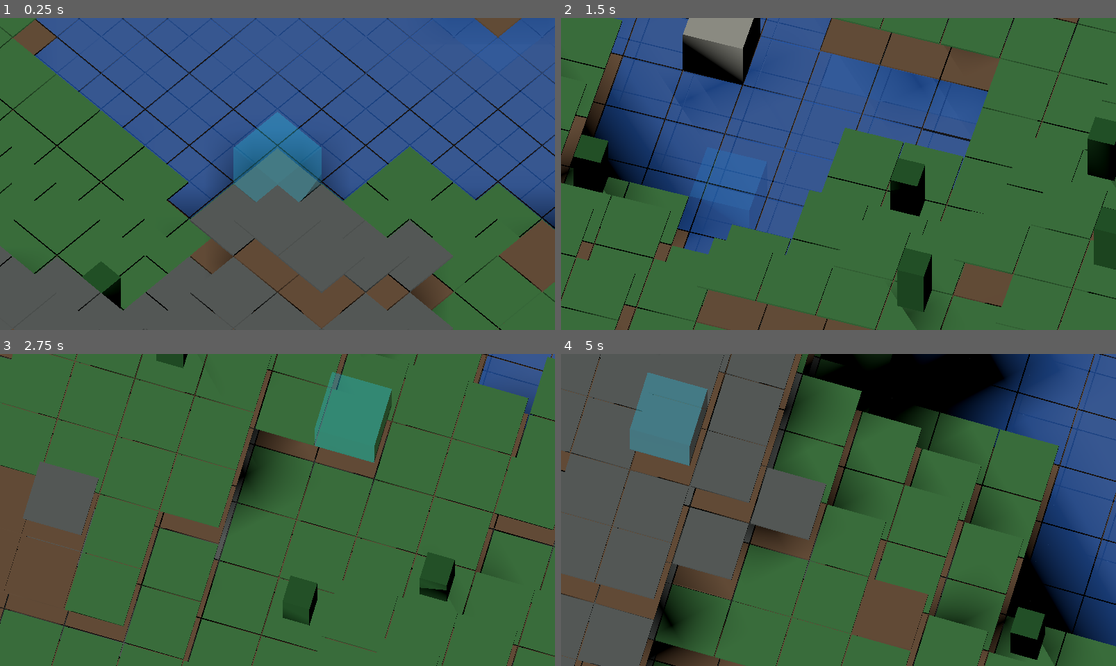
Above: before the commit, frames 1-4 (two rows, left to right).
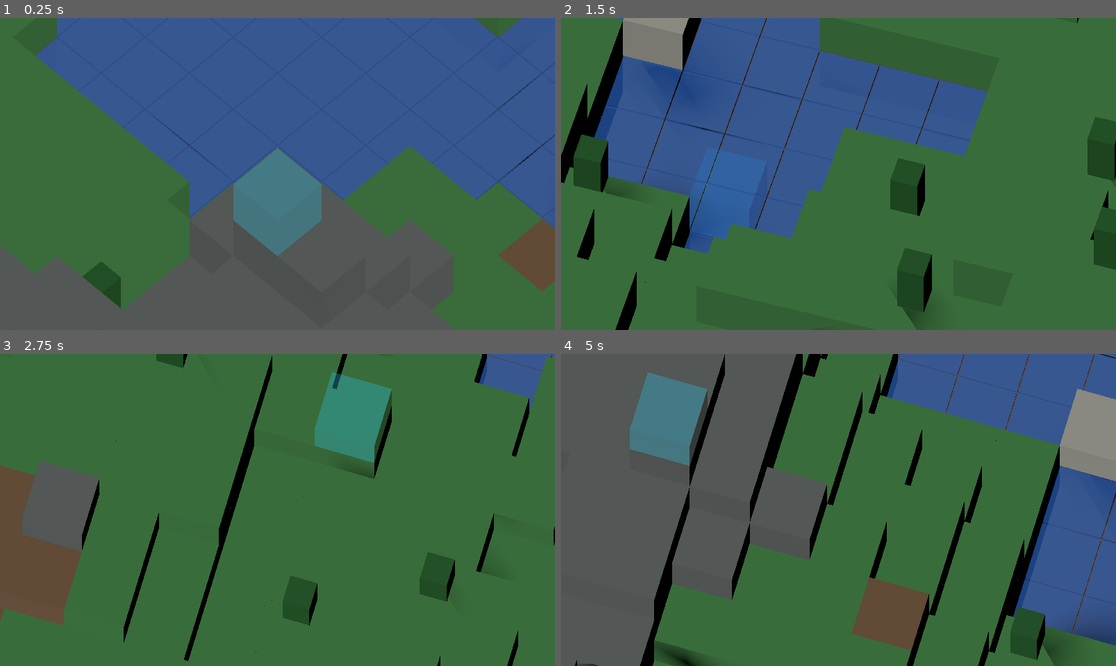
Above: after the commit, the same moments.

Repository: CapooCapo/camera-privot
Game: Godot game, scene res://tiledmap/camera.tscn
Two runs of this game, one before a commit and one after it. Both use one fixed random seed, a clock stepped at 60 frames per second and the inputs below.
Inputs (mouse positions are in pixels of both pictures, inside the frame that each line leads up to):
- Up to frame 1 (0.25 s): no input
- Up to frame 2 (1.5 s): tap Enter at 0.5 s; move the mouse to (960, 158) at 0.52 s; hold Right (ui_right) 0.53-1.28 s; hold E 0.53-1.28 s; click (960, 158) at 0.67 s; move the mouse to (727, 189) at 1.27 s; hold Down (ui_down) from 1.28 s (still down); tap Q at 1.35 s
- Up to frame 3 (2.75 s): move the mouse to (333, 441) at 2.02 s; release Down (ui_down) at 2.03 s; hold Right (ui_right) from 2.03 s (still down); hold R from 2.03 s (still down)
- Up to frame 4 (5 s): move the mouse to (810, 572) at 2.77 s; release Right (ui_right) at 2.78 s; release R at 2.78 s; hold Up (ui_up) 2.78-3.53 s; tap F at 2.85 s; click (810, 572) at 2.92 s; move the mouse to (1005, 556) at 3.52 s; hold Left (ui_left) from 3.53 s (still down); tap X at 3.6 s; move the mouse to (672, 463) at 4.27 s; tap Delete at 4.35 s

The runs differ from the first frame. In frame 1, 12% of the frame differs, in the area x 0-100%, y 0-100%; in frame 2, 19%; in frame 3, 9.5%; in frame 4, 30%.

Commit message:
Optimize terrain rendering cells

Diff:
--- a/tiledmap/GridTargeting.gd
+++ b/tiledmap/GridTargeting.gd
@@ -4,6 +4,8 @@
 @export var allow_side_face_placement := true
 @export var raycast_epsilon := 0.0001
 @export var ground_pick_y_offset := 0.0
+@export var ray_march_step := 0.2
+@export var max_raycast_distance := 128.0
 
 
 func get_mouse_target(
@@ -91,38 +93,53 @@
 	if ray_direction == Vector3.ZERO:
 		return {}
 
-	var best_cell := Vector3i.ZERO
-	var best_normal := Vector3i.ZERO
-	var best_distance := max_distance + raycast_epsilon
-	var has_hit := false
-
-	for cell in grid_map.get_used_cells():
-		if grid_map.get_cell_item(cell) == GridMap.INVALID_CELL_ITEM:
-			continue
-
-		var hit := _ray_intersects_cell_aabb(
-			ray_origin,
-			ray_direction,
-			placement_rules.get_block_aabb(grid_map, cell)
-		)
-		if hit.is_empty():
-			continue
-
-		var hit_distance := float(hit["distance"])
-		if hit_distance < best_distance:
-			best_distance = hit_distance
-			best_cell = cell
-			best_normal = Vector3i(hit["normal"])
-			has_hit = true
-
-	if has_hit:
-		return {
-			"cell": best_cell,
-			"normal": best_normal,
-			"distance_sq": best_distance * best_distance,
-		}
+	var march_distance = minf(max_distance, max_raycast_distance)
+	if is_inf(march_distance):
+		march_distance = max_raycast_distance
+
+	var previous_cell := grid_map.local_to_map(ray_origin)
+	var distance := 0.0
+
+	while distance <= march_distance:
+		var point := ray_origin + ray_direction * distance
+		var cell := grid_map.local_to_map(point)
+
+		if grid_map.get_cell_item(cell) != GridMap.INVALID_CELL_ITEM:
+			var normal := _normal_from_entered_cell(previous_cell, cell)
+			if normal == Vector3i.ZERO:
+				normal = Vector3i.UP
+
+			return {
+				"cell": cell,
+				"normal": normal,
+				"distance_sq": distance * distance,
+			}
+
+		previous_cell = cell
+		distance += ray_march_step
 
 	return {}
+
+
+func _normal_from_entered_cell(previous_cell: Vector3i, current_cell: Vector3i) -> Vector3i:
+	var delta := previous_cell - current_cell
+	if delta == Vector3i.ZERO:
+		return Vector3i.ZERO
+
+	if absi(delta.x) >= absi(delta.y) and absi(delta.x) >= absi(delta.z):
+		return Vector3i(signi(delta.x), 0, 0)
+	if absi(delta.y) >= absi(delta.z):
+		return Vector3i(0, signi(delta.y), 0)
+
+	return Vector3i(0, 0, signi(delta.z))
+
+
+func signi(value: int) -> int:
+	if value > 0:
+		return 1
+	if value < 0:
+		return -1
+	return 0
 
 
 func _intersect_ground_plane(ray_origin: Vector3, ray_direction: Vector3, plane_y: float):
--- a/tiledmap/GridTerrainGenerator.gd
+++ b/tiledmap/GridTerrainGenerator.gd
@@ -11,6 +11,7 @@
 @export var water_level := 2
 @export var mountain_level := 7
 @export var max_terrain_height := 10
+@export var max_visible_cliff_depth := 4
 @export var dirt_surface_chance := 0.18
 @export var tree_chance := 0.075
 
@@ -237,15 +238,14 @@
 	var surface_y: int = terrain["surface_y"]
 	var surface_item: int = terrain["surface_item"]
 
-	for y in range(0, surface_y):
-		var item_id := stone_item if y < surface_y - 1 else dirt_item
-		var cell := Vector3i(world_x, y, world_z)
-		grid_map.set_cell_item(cell, item_id)
-		rendered_cells.append(cell)
-
 	var surface_cell := Vector3i(world_x, surface_y, world_z)
 	grid_map.set_cell_item(surface_cell, surface_item)
 	rendered_cells.append(surface_cell)
+
+	for cell in _get_exposed_cliff_cells(world_x, world_z, surface_y):
+		var item_id := stone_item if cell.y < surface_y - 1 else dirt_item
+		grid_map.set_cell_item(cell, item_id)
+		rendered_cells.append(cell)
 
 	if terrain["has_water"]:
 		var water_cell := Vector3i(world_x, water_level, world_z)
@@ -258,6 +258,33 @@
 		rendered_cells.append(tree_cell)
 
 	return rendered_cells
+
+
+func _get_exposed_cliff_cells(world_x: int, world_z: int, surface_y: int) -> Array[Vector3i]:
+	var cells_by_key := {}
+	var neighbor_offsets := [
+		Vector2i.LEFT,
+		Vector2i.RIGHT,
+		Vector2i.UP,
+		Vector2i.DOWN,
+	]
+
+	for offset in neighbor_offsets:
+		var neighbor := _sample_terrain(world_x + offset.x, world_z + offset.y)
+		var neighbor_y: int = neighbor["surface_y"]
+		if neighbor_y >= surface_y - 1:
+			continue
+
+		var lowest_y := maxi(neighbor_y + 1, surface_y - max_visible_cliff_depth)
+		for y in range(lowest_y, surface_y):
+			var cell := Vector3i(world_x, y, world_z)
+			cells_by_key[cell] = cell
+
+	var exposed_cells: Array[Vector3i] = []
+	for cell in cells_by_key.values():
+		exposed_cells.append(cell)
+
+	return exposed_cells
 
 
 func _sample_terrain(world_x: int, world_z: int) -> Dictionary:
--- a/tiledmap/world.tres
+++ b/tiledmap/world.tres
@@ -310,7 +310,7 @@
 
 [sub_resource type="BoxMesh" id="BoxMesh_clean_grass"]
 material = SubResource("StandardMaterial3D_clean_grass")
-size = Vector3(0.98, 0.04, 0.98)
+size = Vector3(1, 1, 1)
 
 [sub_resource type="StandardMaterial3D" id="StandardMaterial3D_clean_dirt"]
 albedo_color = Color(0.43, 0.32, 0.22, 1)
@@ -318,7 +318,7 @@
 
 [sub_resource type="BoxMesh" id="BoxMesh_clean_dirt"]
 material = SubResource("StandardMaterial3D_clean_dirt")
-size = Vector3(0.98, 0.04, 0.98)
+size = Vector3(1, 1, 1)
 
 [sub_resource type="StandardMaterial3D" id="StandardMaterial3D_clean_stone"]
 albedo_color = Color(0.36, 0.38, 0.37, 1)
@@ -326,7 +326,7 @@
 
 [sub_resource type="BoxMesh" id="BoxMesh_clean_stone"]
 material = SubResource("StandardMaterial3D_clean_stone")
-size = Vector3(0.98, 0.04, 0.98)
+size = Vector3(1, 1, 1)
 
 [sub_resource type="StandardMaterial3D" id="StandardMaterial3D_water"]
 transparency = 1
@@ -395,22 +395,22 @@
 item/5/navigation_layers = 1
 item/6/name = "CleanGrass"
 item/6/mesh = SubResource("BoxMesh_clean_grass")
-item/6/mesh_transform = Transform3D(1, 0, 0, 0, 1, 0, 0, 0, 1, 0, -0.02, 0)
-item/6/mesh_cast_shadow = 1
+item/6/mesh_transform = Transform3D(1, 0, 0, 0, 1, 0, 0, 0, 1, 0, -0.5, 0)
+item/6/mesh_cast_shadow = 0
 item/6/shapes = []
 item/6/navigation_mesh_transform = Transform3D(1, 0, 0, 0, 1, 0, 0, 0, 1, 0, 0, 0)
 item/6/navigation_layers = 1
 item/7/name = "CleanDirt"
 item/7/mesh = SubResource("BoxMesh_clean_dirt")
-item/7/mesh_transform = Transform3D(1, 0, 0, 0, 1, 0, 0, 0, 1, 0, -0.02, 0)
-item/7/mesh_cast_shadow = 1
+item/7/mesh_transform = Transform3D(1, 0, 0, 0, 1, 0, 0, 0, 1, 0, -0.5, 0)
+item/7/mesh_cast_shadow = 0
 item/7/shapes = []
 item/7/navigation_mesh_transform = Transform3D(1, 0, 0, 0, 1, 0, 0, 0, 1, 0, 0, 0)
 item/7/navigation_layers = 1
 item/8/name = "CleanStone"
 item/8/mesh = SubResource("BoxMesh_clean_stone")
-item/8/mesh_transform = Transform3D(1, 0, 0, 0, 1, 0, 0, 0, 1, 0, -0.02, 0)
-item/8/mesh_cast_shadow = 1
+item/8/mesh_transform = Transform3D(1, 0, 0, 0, 1, 0, 0, 0, 1, 0, -0.5, 0)
+item/8/mesh_cast_shadow = 0
 item/8/shapes = []
 item/8/navigation_mesh_transform = Transform3D(1, 0, 0, 0, 1, 0, 0, 0, 1, 0, 0, 0)
 item/8/navigation_layers = 1
